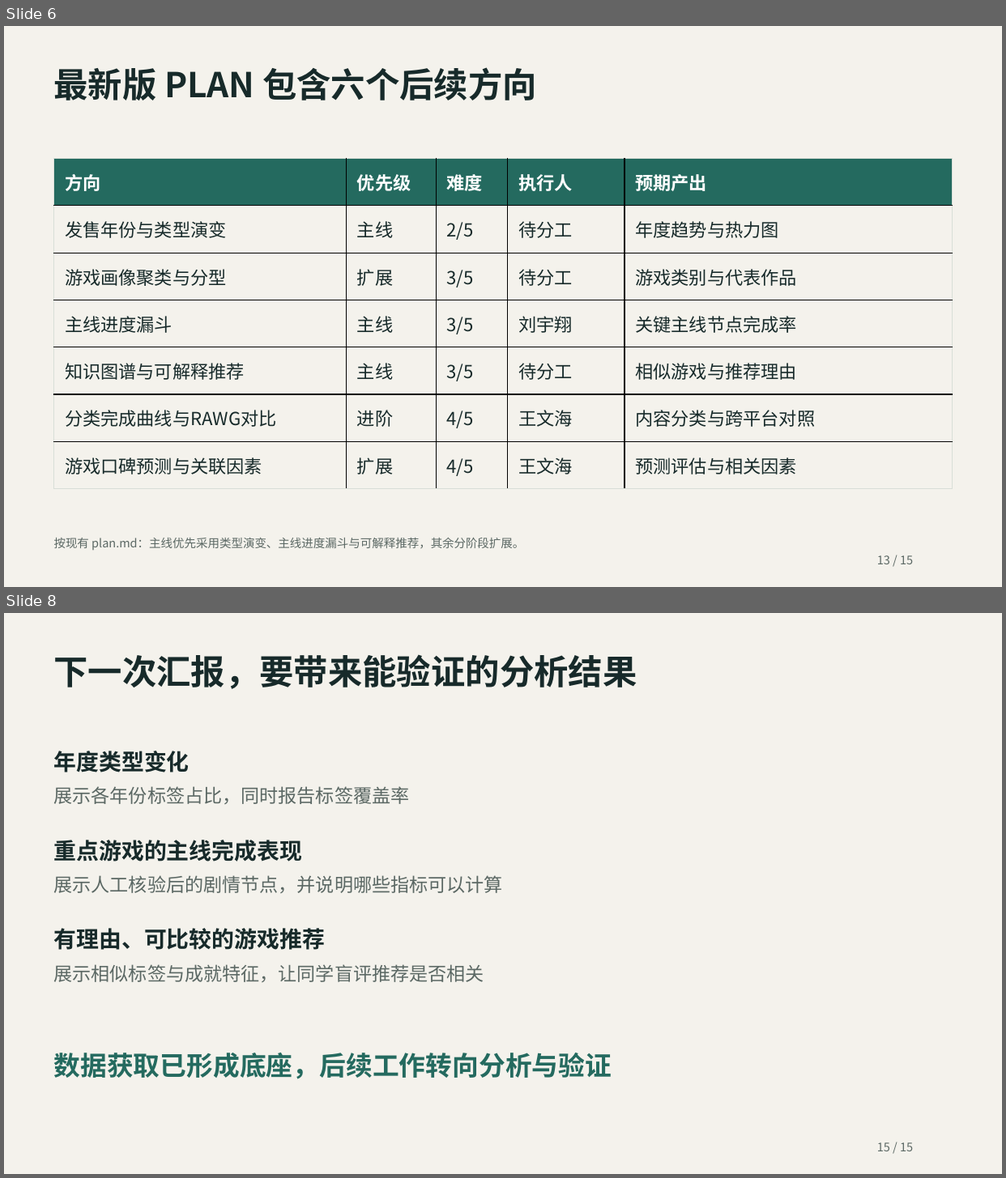
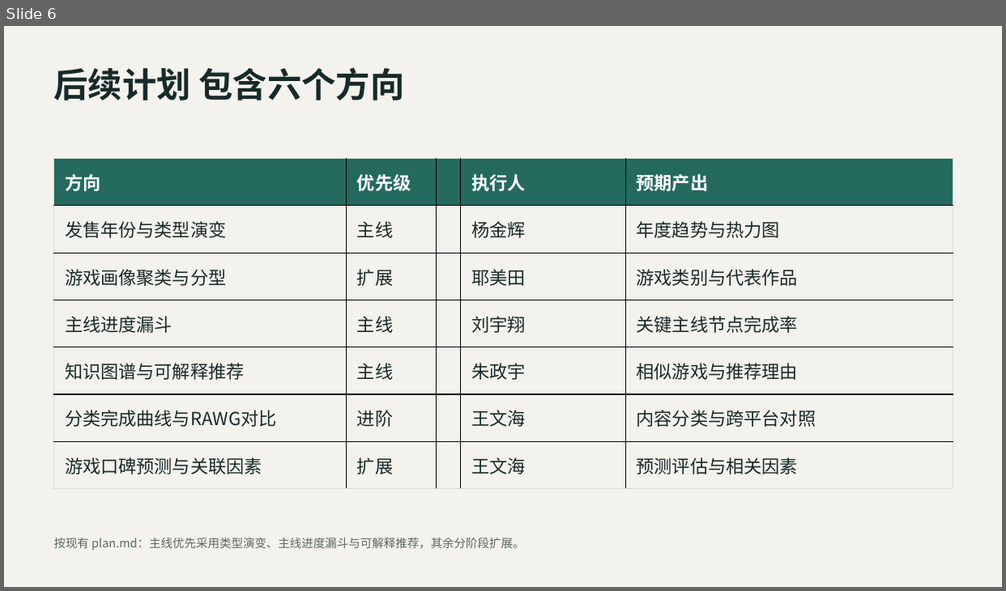
Before and after one commit to WwhdsOne/achievement-analytics, a slide deck: docs/presentations/数据获取与后续计划-2026-10-13-最终版.pptx. Shown one above the other, each under a label of ours: slides 6 and 8 before the commit, slide 6 after it; the slides between them are not shown. The pictures are 1006x1178 and 1006x591 pixels, drawn with LibreOffice and Linux fonts; fonts in the diff are those of the drawing. Boxes give left, top, right and bottom in pixels: in the first picture for what was removed or moved away, otherwise in the second. Text is boxed around its words. In the diff, an @@ line names an element or a change of style, - is before the commit and + after.

Commit message:
docs: 补充数据质量提醒并更新汇报材料
docs/data-report.md 新增三条实测发现，都直接影响后续建模的口径：

- price_cents 币种不一致，不能当金额用：商店搜索与 appdetails 都按请求 IP 推断地区
  返回价格，而两张表都只存整数没存币种（日元/韩元 0 位小数会被放大 100 倍）。
  实证同一游戏两表差 130 倍，价格分析只能用 is_free 二值
- store_search_games.tag_ids 未解码：存的是 Steam 官方标签数字 ID（429 个不同标签），
  覆盖 100%，补齐 tagid→名称 字典即可给全量游戏配上细粒度标签
- 商店评价三件套只有 72.1%：缺失与「冷门」高度相关，分析时需注意

同批更新 docs/presentations/ 的汇报材料。

```diff
--- a/docs/presentations/数据获取与后续计划-2026-10-13-最终版.pptx
+++ b/docs/presentations/数据获取与后续计划-2026-10-13-最终版.pptx
@@ slide 8 removed at [4,613,1002,1174], background #F4F2EC @@
@@ text removed at [54,654,637,689] @@
-下一次汇报，要带来能验证的分析结果
@@ text removed at [54,751,189,773] @@
-年度类型变化
@@ text removed at [54,786,410,804] @@
-展示各年份标签占比，同时报告标签覆盖率
@@ text removed at [54,840,303,862] @@
-重点游戏的主线完成表现
@@ text removed at [54,875,503,893] @@
-展示人工核验后的剧情节点，并说明哪些指标可以计算
@@ text removed at [54,928,325,950] @@
-有理由、可比较的游戏推荐
@@ text removed at [54,965,484,982] @@
-展示相似标签与成就特征，让同学盲评推荐是否相关
@@ text removed at [54,1053,612,1080] @@
-数据获取已形成底座，后续工作转向分析与验证
@@ text removed at [877,1143,913,1152] @@
-15 / 15
@@ slide 6 changed as well @@
@@ text at [54,67,405,101]: text changed @@
-最新版 PLAN 包含六个后续方向
+后续计划 包含六个方向
@@ table at [54,159,953,489] @@
-row 1, column 3: 难度
+row 1, column 3: 
-row 2, column 3: 2/5
+row 2, column 3: 
-row 2, column 4: 待分工
+row 2, column 4: 杨金辉
-row 3, column 3: 3/5
+row 3, column 3: 
-row 3, column 4: 待分工
+row 3, column 4: 耶美田
-row 4, column 3: 3/5
+row 4, column 3: 
-row 5, column 3: 3/5
+row 5, column 3: 
-row 5, column 4: 待分工
+row 5, column 4: 朱政宇
-row 6, column 3: 4/5
+row 6, column 3: 
-row 7, column 3: 4/5
+row 7, column 3: 
@@ text removed at [877,556,913,565] @@
-13 / 15
```
Also in this commit, not shown: 5 other slides changed, 1 other slide removed, 1 other file.
